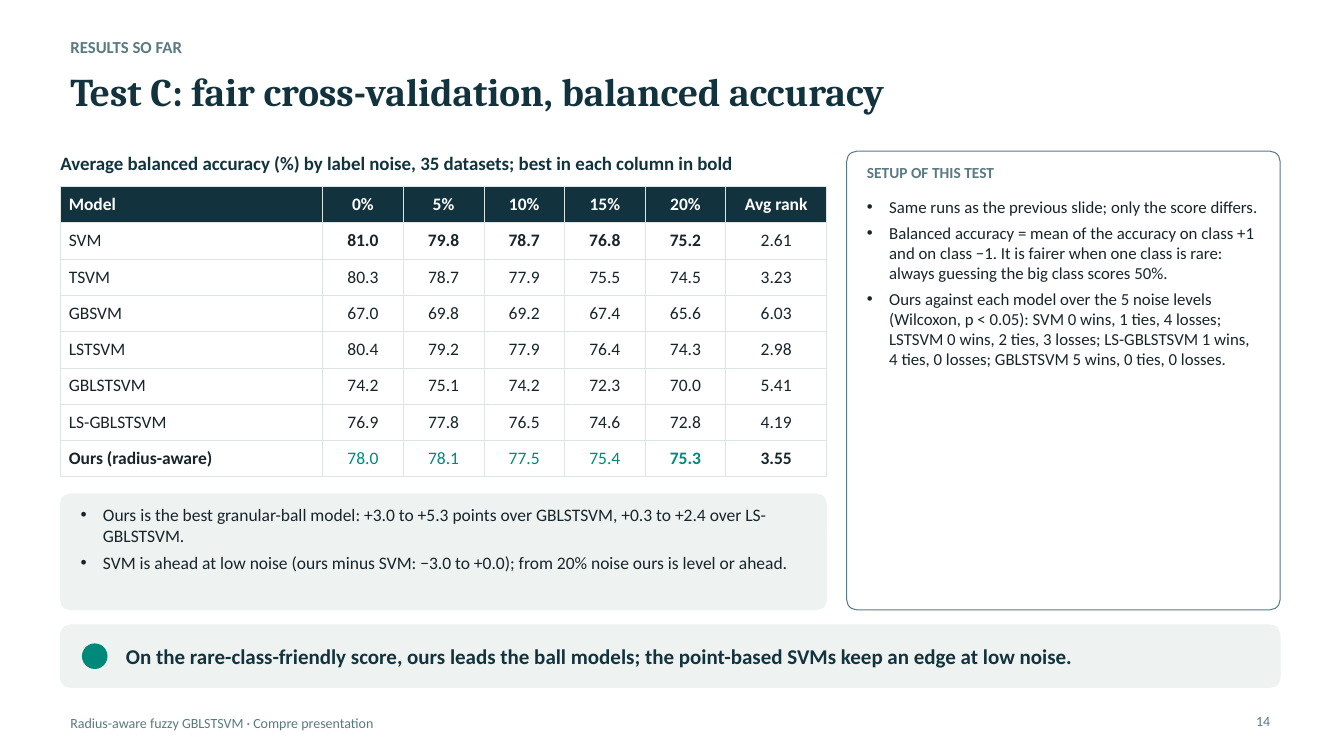
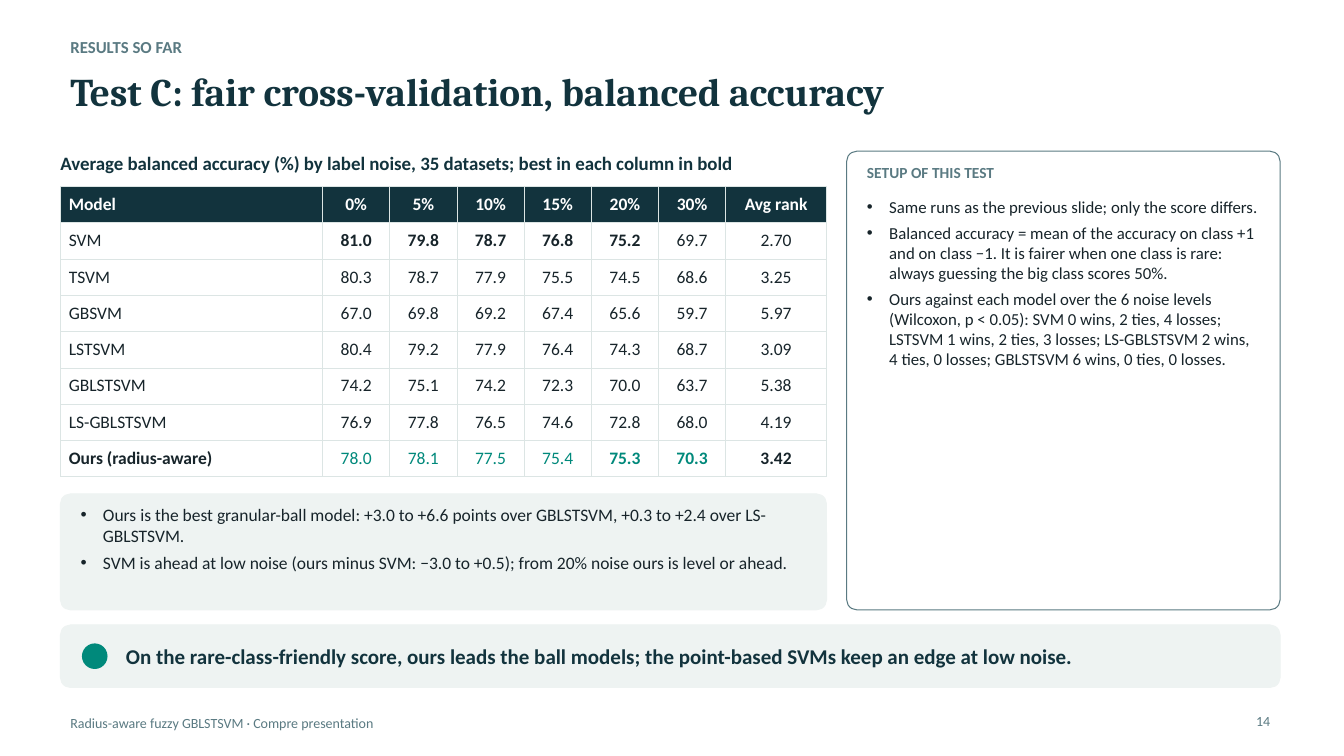
Before and after one commit to Jayagna/GBLSTSVM, a slide deck: slide 14 of reports/compre/compre_presentation.pptx. Drawn at 1344x756 pixels with LibreOffice and Linux fonts; fonts in the diff are those of the drawing. Boxes give left, top, right and bottom in pixels: in the first picture for what was removed or moved away, otherwise in the second. Text is boxed around its words. In the diff, an @@ line names an element or a change of style, - is before the commit and + after.

```diff
--- a/reports/compre/compre_presentation.pptx
+++ b/reports/compre/compre_presentation.pptx
@@ table at (60,187,829,471) @@
-column 7: Avg rank | 2.61 | 3.23 | 6.03 | 2.98 | 5.41 | 4.19 | 3.55
+column 7: 30% | 69.7 | 68.6 | 59.7 | 68.7 | 63.7 | 68.0 | 70.3
+column 8: Avg rank | 2.70 | 3.25 | 5.97 | 3.09 | 5.38 | 4.19 | 3.42
@@ text at (889,293,1249,367): text changed @@
-• Ours against each model over the 5 noise levels (Wilcoxon, p < 0.05): SVM 0 wins, 1 ties, 4 losses; LSTSVM 0 wins, 2 ties, 3 losses; LS-GBLSTSVM 1 wins, 4 ties, 0 losses; GBLSTSVM 5 wins, 0 ties, 0 losses.
+• Ours against each model over the 6 noise levels (Wilcoxon, p < 0.05): SVM 0 wins, 2 ties, 4 losses; LSTSVM 1 wins, 2 ties, 3 losses; LS-GBLSTSVM 2 wins, 4 ties, 0 losses; GBLSTSVM 6 wins, 0 ties, 0 losses.
@@ text at (103,509,787,572): text changed @@
-• Ours is the best granular-ball model: +3.0 to +5.3 points over GBLSTSVM, +0.3 to +2.4 over LS-GBLSTSVM.
-• SVM is ahead at low noise (ours minus SVM: −3.0 to +0.0); from 20% noise ours is level or ahead.
+• Ours is the best granular-ball model: +3.0 to +6.6 points over GBLSTSVM, +0.3 to +2.4 over LS-GBLSTSVM.
+• SVM is ahead at low noise (ours minus SVM: −3.0 to +0.5); from 20% noise ours is level or ahead.
```
Also in this commit, not shown: 1 other slide changed, 35 other files.
